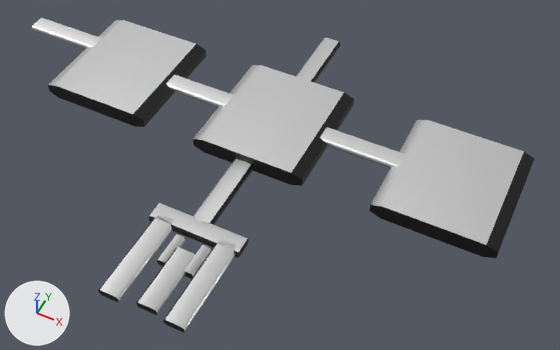
An edit to the FBX model PWS spel/Assets/end animation.fbx, drawn before and after from the same camera.
Both versions are drawn from a camera (50 mm lens) standing at (57.1, -72.2, 112.3) and looking at (11.3, 19.6, -2.3). The lights are fixed; the arrows at lower left show +X, +Y and +Z. The older version comes first.

The older version as bpy lines, for what is in view:
```python
ob_space_ship = bpy.data.objects.new('space ship', me_cylinder_031)
ob_space_ship.location = (8.0, -7.6, 0.8)
ob_space_ship.rotation_euler = (-1.571, 0.0, 0.0)  # degrees (-90, 0, 0)
ob_space_ship.scale = (-0.209, -0.78, -3.11)
ob_wall2_010 = bpy.data.objects.new('wall2.010', me_cylinder_027)
ob_wall2_010.location = (-20.1, 28.7, 2.1)
ob_wall2_010.rotation_euler = (-1.571, 0.0, -3.142)  # degrees (-90, 0, -180)
ob_wall2_010.scale = (-2.68, -1.76, -12.4)
```
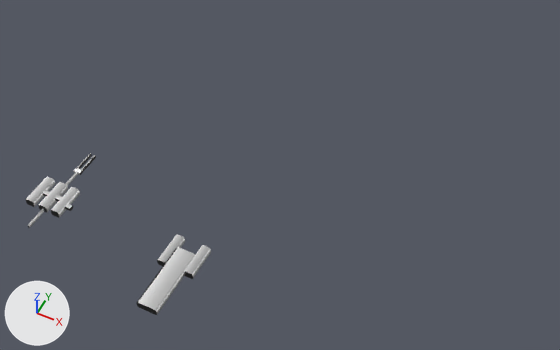
Where the change shows, as pixel boxes (x1, y1, x2, y2) in the pictures (560 x 350 px):
'wall2.010', moved, turned, rescaled: before (32, 18, 535, 332); after (26, 153, 96, 228)

What changed in the scene script:
```text
Change ob_wall2_010:
    ob_wall2_010.location: (-20.1, 28.7, 2.1) -> (-20.1, -7.6, 2.1)
    ob_wall2_010.rotation_euler: (-1.571, 0.0, -3.142) -> (-1.571, 0.0, 0.0)  # degrees (-90, 0, -180) -> degrees (-90, 0, 0)
    ob_wall2_010.scale: (-2.68, -1.76, -12.4) -> (-0.209, -0.78, -3.11)
```
